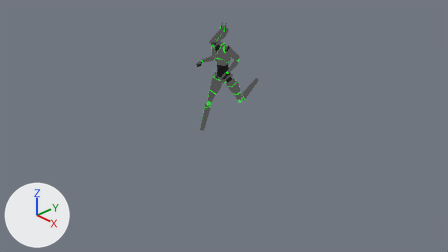
Renders of the Blender file assets/Blend-files/the-one-true-robot.blend from each side of a commit.
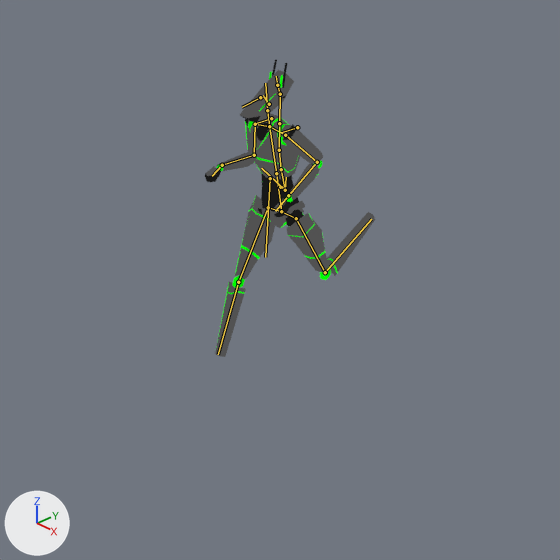
Old and new are each drawn from the file's camera 'Camera' and again close up on the part from 27% to 73% of the width and 0% to 81% of the height. The lights are fixed; the arrows at lower left show +X, +Y and +Z. The last two pictures show the newer version. Both versions are drawn at frame 9 of the action 'run'; the numbers are the values there. The bones that change, and the others that lie on the model, are drawn over the model as lines in the close-ups.

Objects in the first close-up: 'body'.
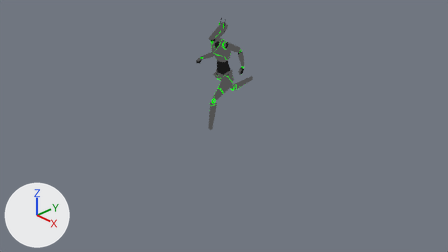
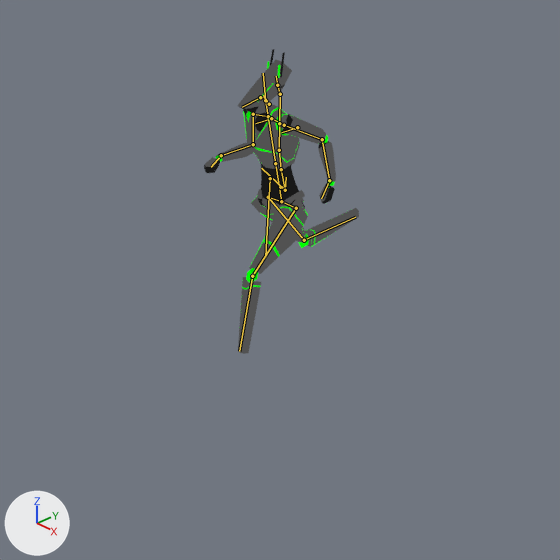
Pixel boxes (x1, y1, x2, y2) of what changed, in the close-ups (560 x 560 px):
'body', posed (9% narrower)
    before: (205, 60, 375, 357)
    after: (204, 49, 359, 354)
bone 'abdomen', root to tip
    before: (281, 211) to (276, 173)
    after: (281, 201) to (275, 163)
bone 'upperarm.L', root to tip
    before: (285, 135) to (317, 162)
    after: (284, 125) to (322, 139)
bone 'forearm.L', root to tip
    before: (317, 162) to (288, 195)
    after: (322, 139) to (329, 180)
bone 'hand.L', root to tip
    before: (288, 195) to (275, 211)
    after: (329, 180) to (321, 198)
bone 'thigh.L', root to tip
    before: (296, 218) to (325, 272)
    after: (296, 208) to (252, 276)
bone 'shin.L', root to tip
    before: (325, 272) to (371, 219)
    after: (252, 276) to (239, 351)
bone 'thigh.R', root to tip
    before: (268, 207) to (238, 282)
    after: (268, 197) to (304, 240)
bone 'shin.R', root to tip
    before: (238, 282) to (218, 354)
    after: (304, 240) to (355, 217)

The edits, one by one:
Bone 'abdomen' (bone_abdomen) moves from (0.0, -0.79, -0.05) to (0.0, -0.46, -0.05).
Bone 'abdomen' (bone_abdomen) turns from (10, 0, 0) to (11, 0, 0) degrees about its own x, y and z.
Bone 'upperarm.L' (bone_upperarm_l) turns from (-33, 10, -61) to (-49, 13, -64) degrees about its own x, y and z.
Bone 'forearm.L' (bone_forearm_l) turns from (98, 0, 0) to (51, 0, 0) degrees about its own x, y and z.
Bone 'hand.L' (bone_hand_l) turns from (-13, -2, 2) to (30, 6, 9) degrees about its own x, y and z.
Bone 'thigh.L' (bone_thigh_l) turns from (0, 0, 20) to (1, -1, -59) degrees about its own x, y and z.
Bone 'shin.L' (bone_shin_l) turns from (0, 0, 91) to (0, 0, 34) degrees about its own x, y and z.
Bone 'thigh.R' (bone_thigh_r) turns from (0, 1, 39) to (0, -1, -29) degrees about its own x, y and z.
Bone 'shin.R' (bone_shin_r) turns from (0, 0, -8) to (0, 0, -53) degrees about its own x, y and z.
